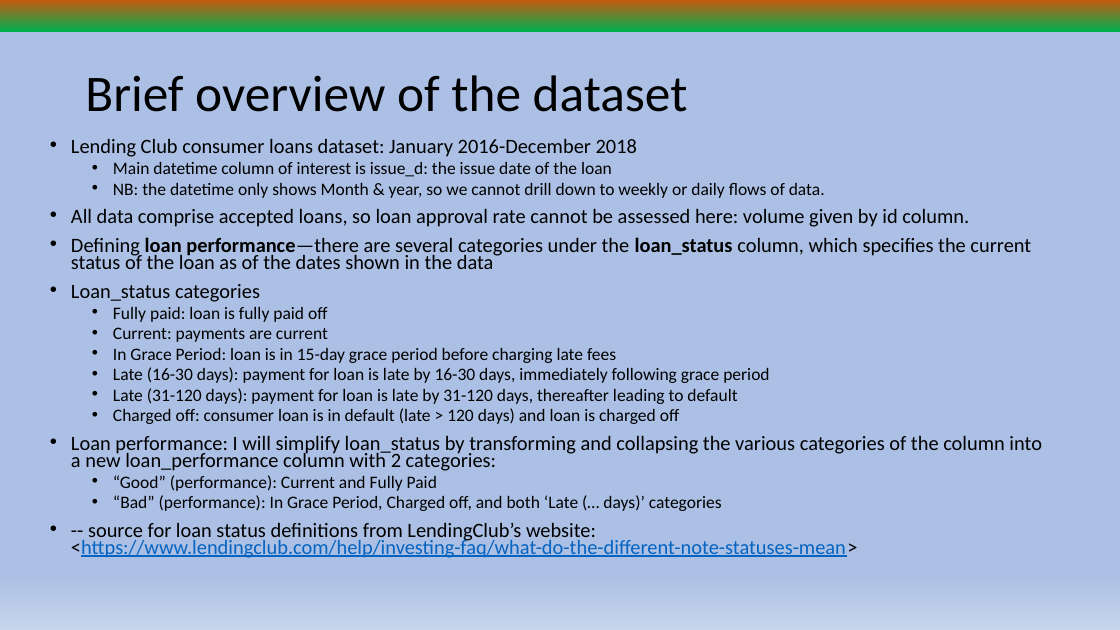
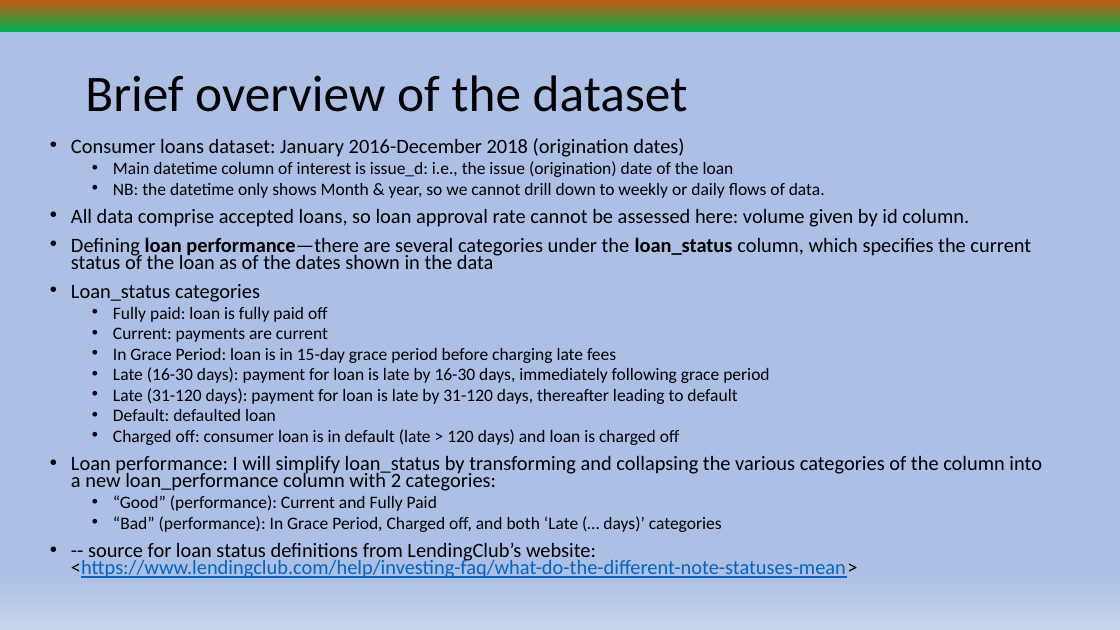
Before and after one commit to Kallen113/lending-data-analysis, a slide deck: slide 2 of Data Analysis Project for Nulnet March 2024.pptx. Drawn at 1120x630 pixels with LibreOffice and Linux fonts; fonts in the diff are those of the drawing. Boxes give left, top, right and bottom in pixels: in the first picture for what was removed or moved away, otherwise in the second. Text is boxed around its words. In the diff, an @@ line names an element or a change of style, - is before the commit and + after.

```diff
--- a/Data Analysis Project for Nulnet March 2024.pptx
+++ b/Data Analysis Project for Nulnet March 2024.pptx
@@ text at (71,138,734,177): text changed @@
-• Lending Club consumer loans dataset: January 2016-December 2018
-  • Main datetime column of interest is issue_d: the issue date of the loan
+• Consumer loans dataset: January 2016-December 2018 (origination dates)
+  • Main datetime column of interest is issue_d: i.e., the issue (origination) date of the loan
@@ text at (113,409,276,421): paragraph added @@
+  • Default: defaulted loan
```
Also in this commit, not shown: 1 other slide changed, 1 slide added, 5 slides removed.
